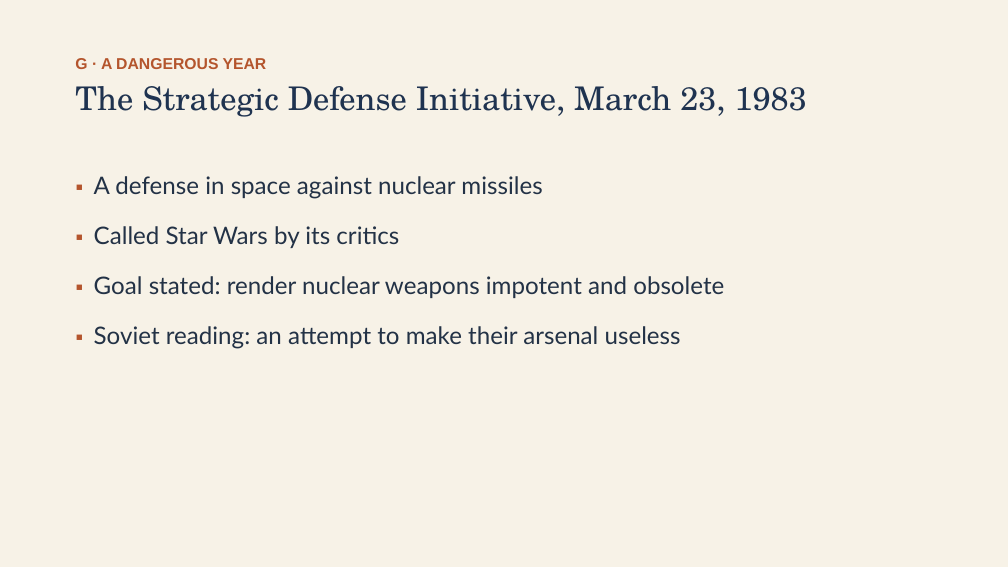
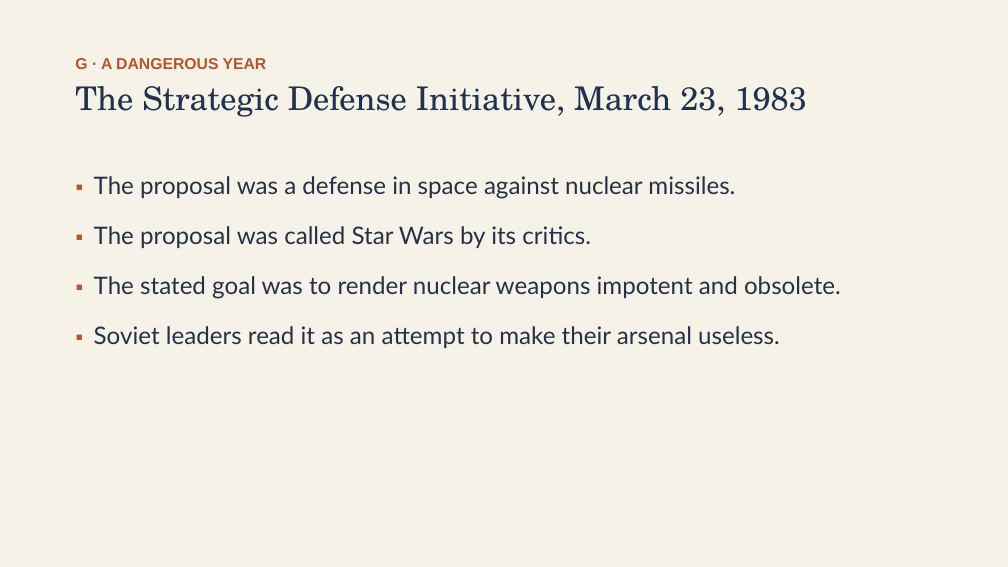
Before and after one commit to ab17gthb/humanities-curriculum-group, a slide deck: slide 23 of cold-war/lesson-07/lesson-07-slides.pptx. Drawn at 1008x567 pixels with LibreOffice and Linux fonts; fonts in the diff are those of the drawing. Boxes give left, top, right and bottom in pixels: in the first picture for what was removed or moved away, otherwise in the second. Text is boxed around its words. In the diff, an @@ line names an element or a change of style, - is before the commit and + after.

```diff
--- a/cold-war/lesson-07/lesson-07-slides.pptx
+++ b/cold-war/lesson-07/lesson-07-slides.pptx
@@ text at (94,176,841,348): text changed @@
-▪ A defense in space against nuclear missiles
-▪ Called Star Wars by its critics
-▪ Goal stated: render nuclear weapons impotent and obsolete
-▪ Soviet reading: an attempt to make their arsenal useless
+▪ The proposal was a defense in space against nuclear missiles.
+▪ The proposal was called Star Wars by its critics.
+▪ The stated goal was to render nuclear weapons impotent and obsolete.
+▪ Soviet leaders read it as an attempt to make their arsenal useless.
```
Also in this commit, not shown: 11 other slides changed, 6 other files.
